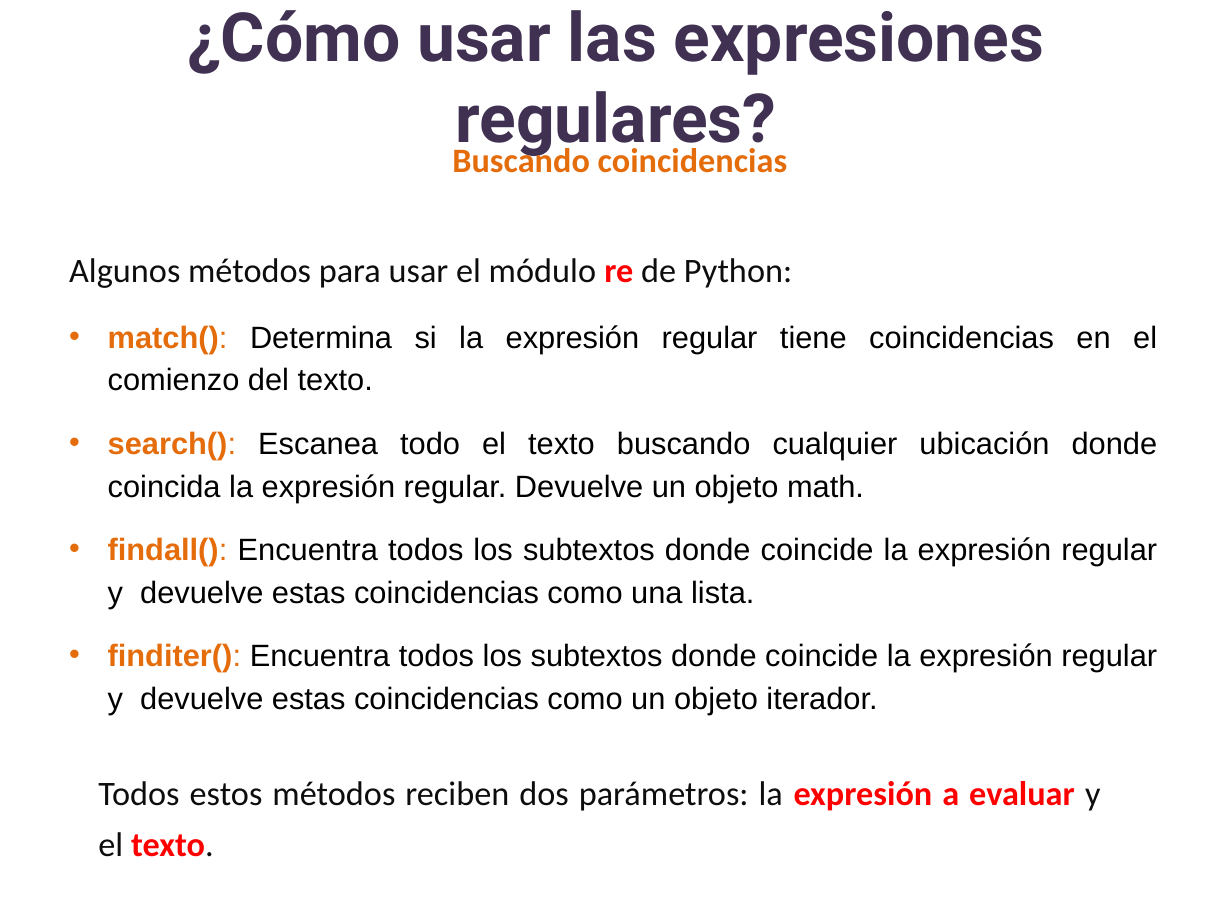
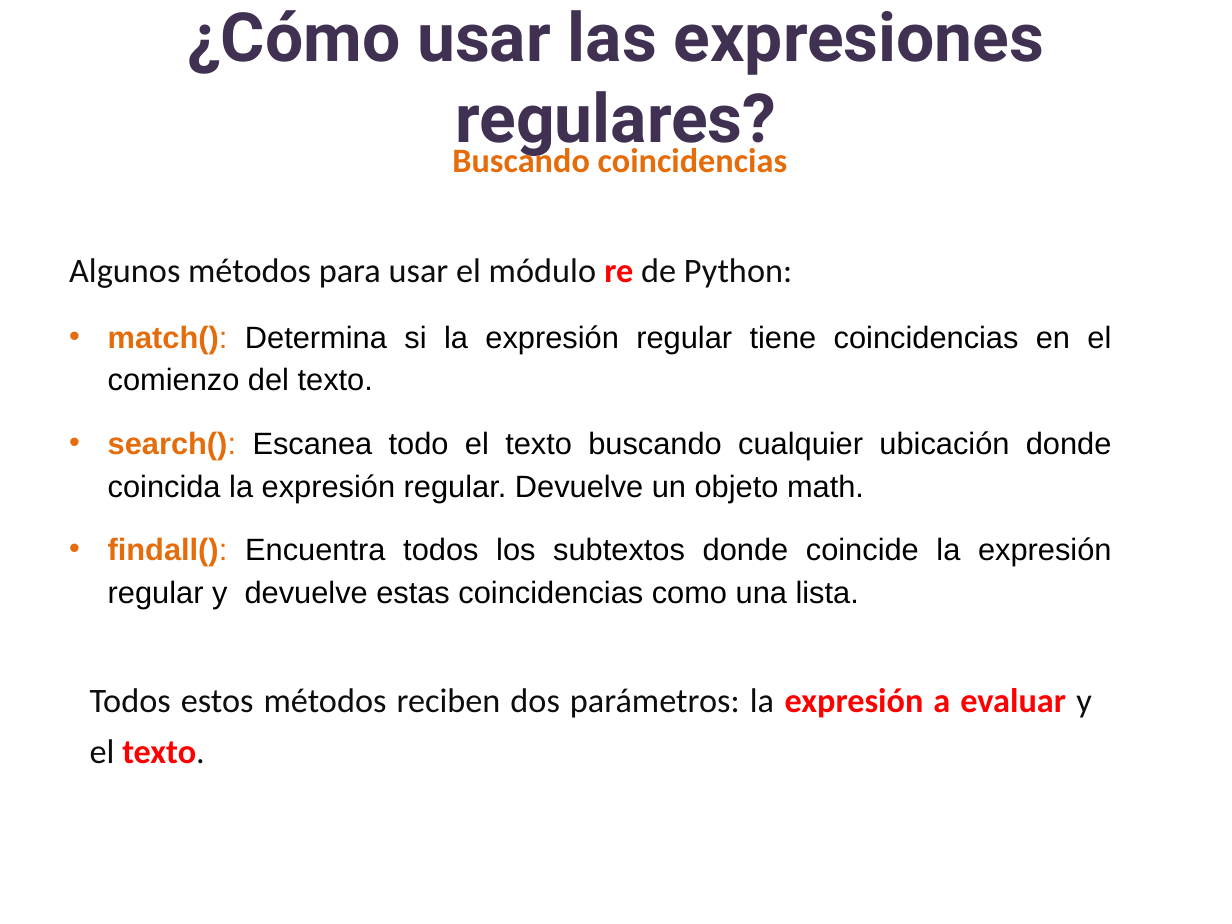
Before and after one commit to lizetheP/Analitica, a slide deck: slide 3 of Calendario2024/presentaciones/19_Modulo_re.pptx. Drawn at 1232x924 pixels with LibreOffice and Linux fonts; fonts in the diff are those of the drawing. Boxes give left, top, right and bottom in pixels: in the first picture for what was removed or moved away, otherwise in the second. Text is boxed around its words. In the diff, an @@ line names an element or a change of style, - is before the commit and + after.

```diff
--- a/Calendario2024/presentaciones/19_Modulo_re.pptx
+++ b/Calendario2024/presentaciones/19_Modulo_re.pptx
@@ text at box(108, 643, 1157, 714): paragraph removed @@
-• finditer(): Encuentra todos los subtextos donde coincide la expresión regular y devuelve estas coincidencias como un objeto iterador.
@@ text "Todos estos métodos reciben dos ...": place and size @@
-text "Todos estos métodos reciben dos ..." at box(98, 781, 1100, 857)
+text "Todos estos métodos reciben dos ..." at box(90, 688, 1091, 764)
```
Also in this commit, not shown: 1 other slide changed, 3 slides removed, 9 other files.
